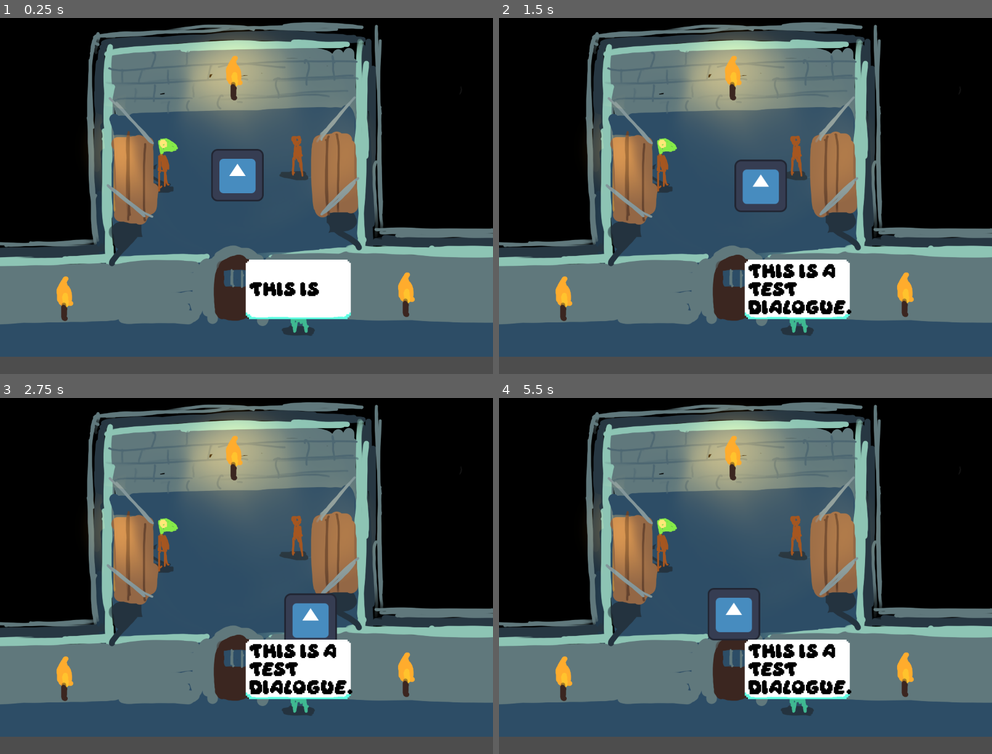
Above: before the commit, frames 1-4 (two rows, left to right).
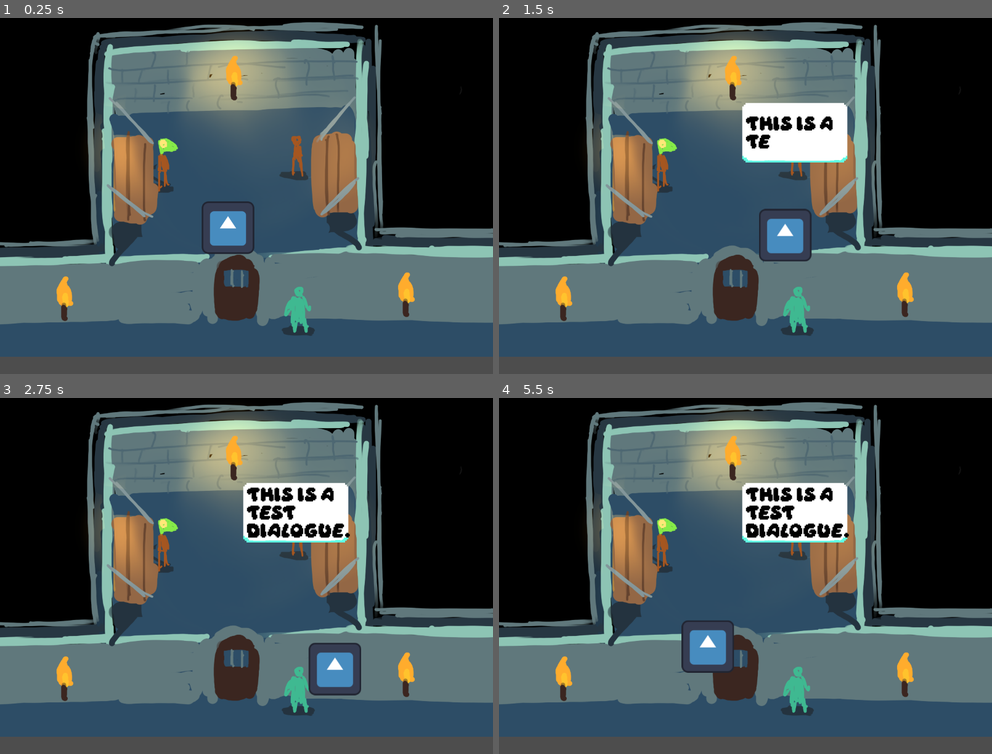
Above: after the commit, the same moments.

Repository: tombuben/gamerpie_gamejam_2025
Game: Godot game, scene res://levels/level_1.tscn
Two runs of this game, one before a commit and one after it. Both use one fixed random seed, a clock stepped at 60 frames per second and the inputs below. The engine's default icon, where the game draws it, is replaced by a stand-in: a white triangle on a blue panel in a dark square.
Inputs:
- Up to frame 1 (0.25 s): no input
- Up to frame 2 (1.5 s): hold D (right) 0.53-1.28 s; hold S (down) from 1.28 s (still down)
- Up to frame 3 (2.75 s): release S (down) at 2.03 s; hold D (right) from 2.03 s (still down)
- Up to frame 4 (5.5 s): release D (right) at 2.78 s; hold W (up) 2.78-3.53 s; hold A (left) 3.53-5.03 s; hold S (down) from 5.03 s (still down)

The runs differ from the first frame. In frame 1, 5.6% of the frame differs, in the area x 40-72%, y 36-85%; in frame 2, 9.0%; in frame 3, 8.3%; in frame 4, 9.3%, in the area x 37-72%, y 23-85%.

Commit message:
fix layer issues

Diff:
--- a/levels/level_1.tscn
+++ b/levels/level_1.tscn
@@ -17,7 +17,7 @@
 polygon = PackedVector2Array(-1902.86, 565.714, -888.571, 571.429, -934.286, -448.571, 765.714, -508.571, 791.429, 574.286, 1877.14, 577.143, 1868.57, -1351.43, -1868.57, -1314.29)
 
 [node name="PlayerCharacter" parent="." instance=ExtResource("1_q2wdn")]
-position = Vector2(578, 415)
+position = Vector2(555, 543)
 friction = 0.2
 
 [node name="NpcCharacter" parent="." instance=ExtResource("3_tl17o")]
--- a/npc_character.gd
+++ b/npc_character.gd
@@ -9,6 +9,7 @@
 signal npc_triggered
 
 func _on_area_2d_body_entered(body: Node2D) -> void:
+	print(body.name)
 	emit_signal("npc_triggered")
 	DialogManager.start_dialog(global_position, lines)
 	print("npc triggered")
--- a/npc_character.tscn
+++ b/npc_character.tscn
@@ -12,6 +12,8 @@
 script = ExtResource("1_upnba")
 
 [node name="Area2D" type="Area2D" parent="."]
+collision_layer = 2
+collision_mask = 2
 
 [node name="CollisionShape2D" type="CollisionShape2D" parent="Area2D"]
 shape = SubResource("CircleShape2D_um8bn")
--- a/player_character.tscn
+++ b/player_character.tscn
@@ -7,6 +7,8 @@
 radius = 65.0308
 
 [node name="PlayerCharacter" type="CharacterBody2D"]
+collision_layer = 3
+collision_mask = 3
 motion_mode = 1
 script = ExtResource("1_hxc5b")
 
